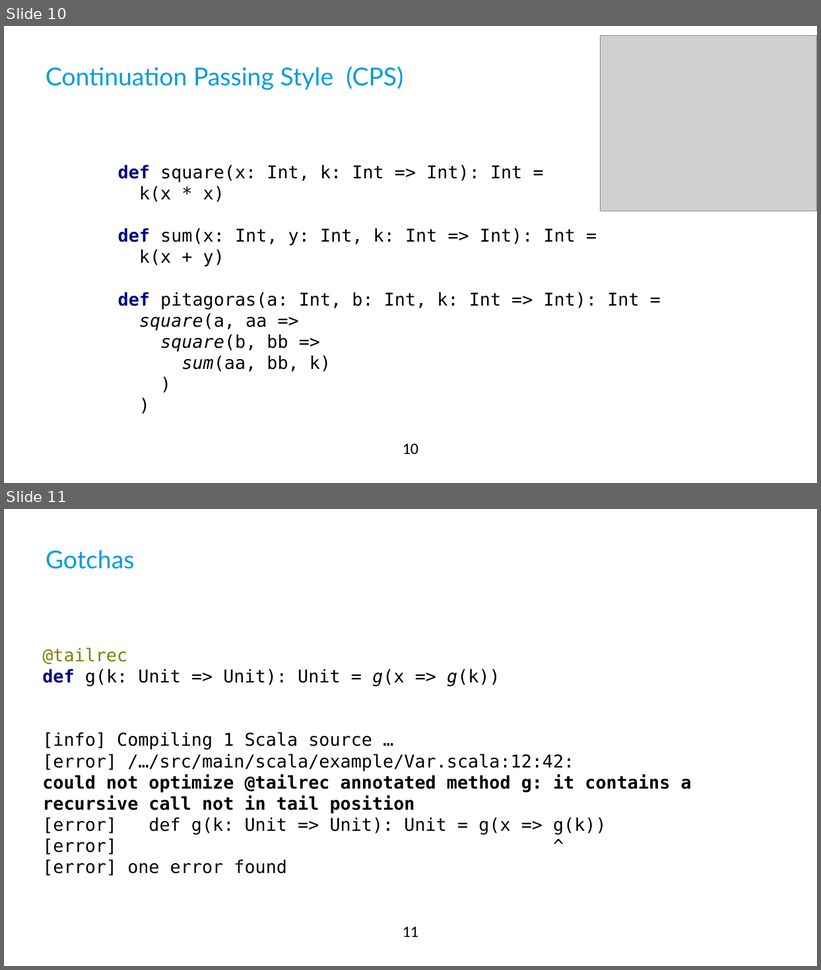
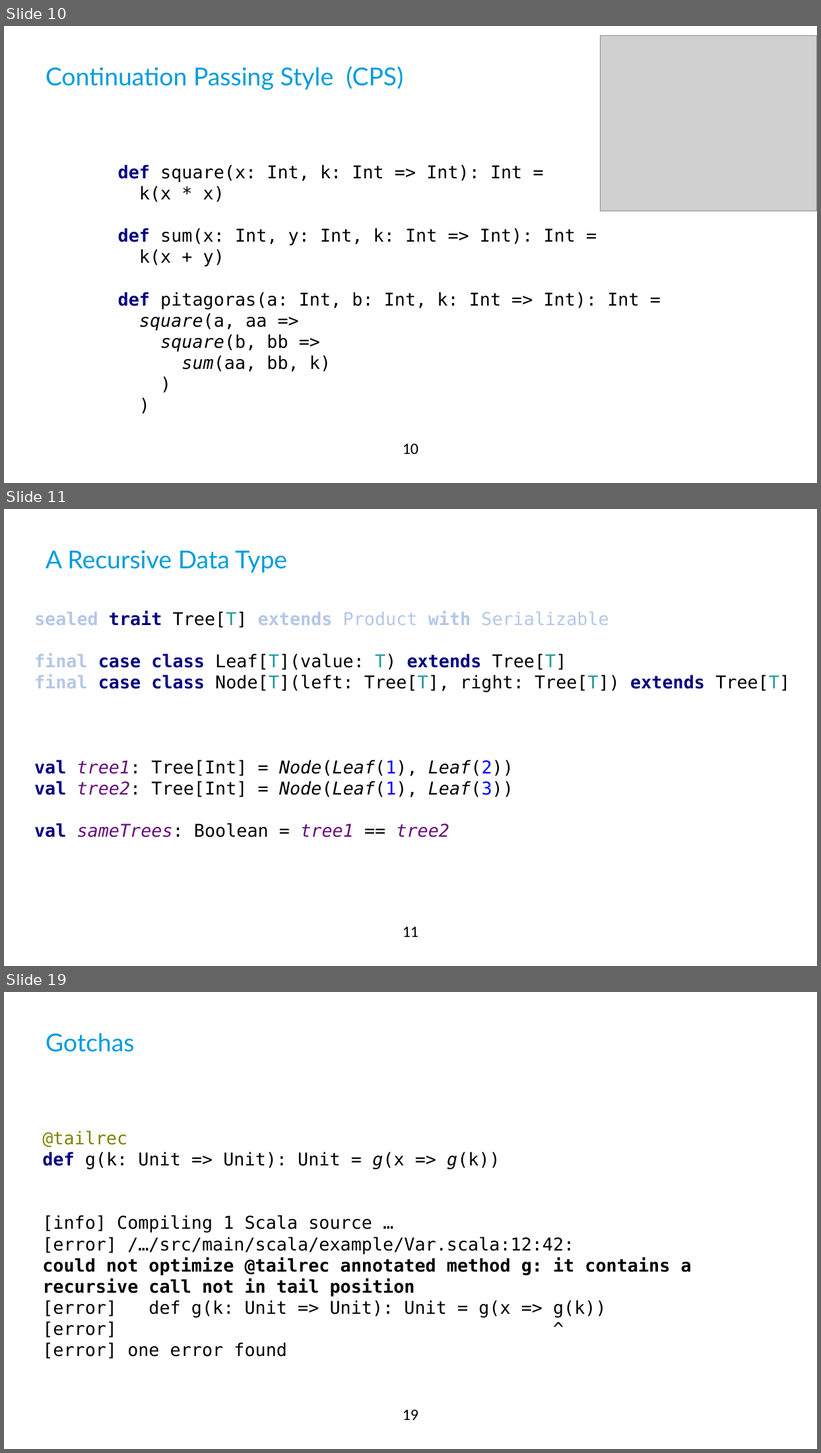
Before and after one commit to qqupp/continuations-playground, a slide deck: docs/diy-continuations.pptx. Shown one above the other, each under a label of ours: slides 10 and 11 before the commit, slides 10, 11 and 19 after it; the slides between them are not shown. The pictures are 821x970 and 821x1453 pixels, drawn with LibreOffice and Linux fonts; fonts in the diff are those of the drawing; grey boxes stand for pictures; background and template pictures are left out. Boxes give left, top, right and bottom in pixels: in the first picture for what was removed or moved away, otherwise in the second. Text is boxed around its words. In the diff, an @@ line names an element or a change of style, - is before the commit and + after.

```diff
--- a/docs/diy-continuations.pptx
+++ b/docs/diy-continuations.pptx
@@ slide 11 added at bbox=[4, 509, 817, 966], background #FFFFFF; not listed: 1 template element that a slide beside it also shows @@
@@ title added at bbox=[46, 550, 287, 573], 28 pt, text #009CDD @@
+A Recursive Data Type
@@ text added at bbox=[34, 611, 790, 838], 20 pt, text #000000 @@
+sealed trait Tree[T] extends Product with Serializable
+final case class Leaf[T](value: T) extends Tree[T]
+final case class Node[T](left: Tree[T], right: Tree[T]) extends Tree[T]
+val tree1: Tree[Int] = Node(Leaf(1), Leaf(2))
+val tree2: Tree[Int] = Node(Leaf(1), Leaf(3))
+val sameTrees: Boolean = tree1 == tree2
@@ what was slide 11 is now slide 19 @@
@@ page number at bbox=[403, 1410, 418, 1420]: text changed @@
-11
+19
```
Also in this commit, not shown: 5 slides changed, 7 other slides added, 3 other files.
